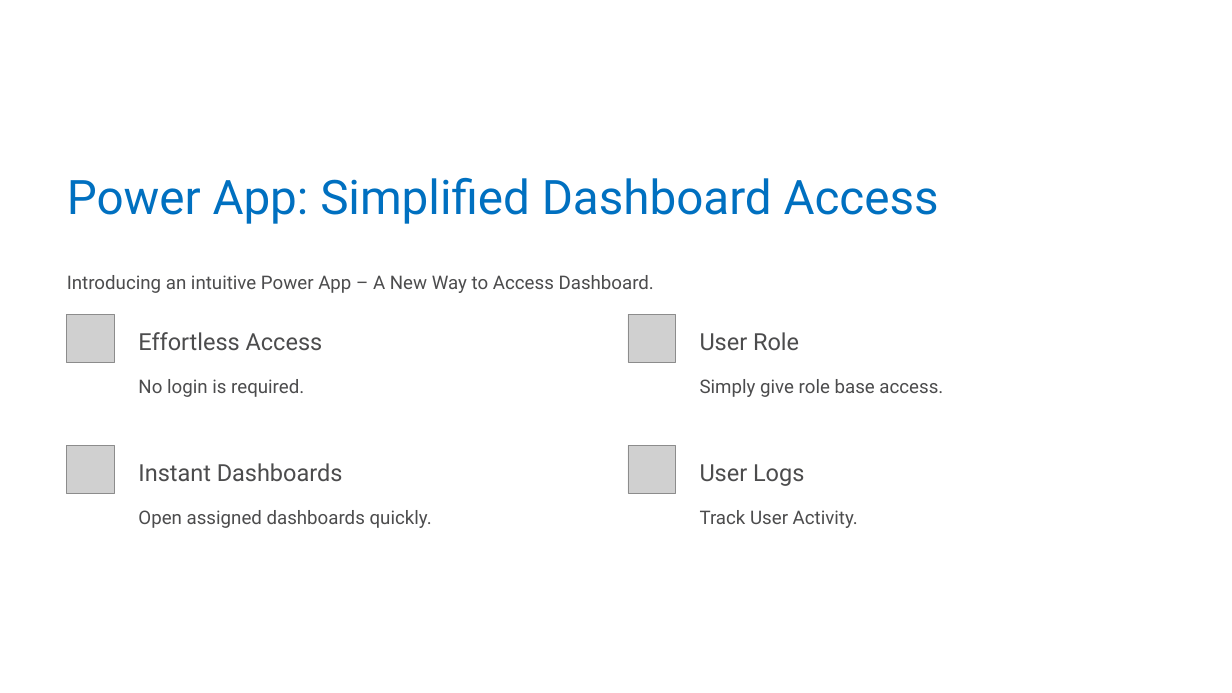
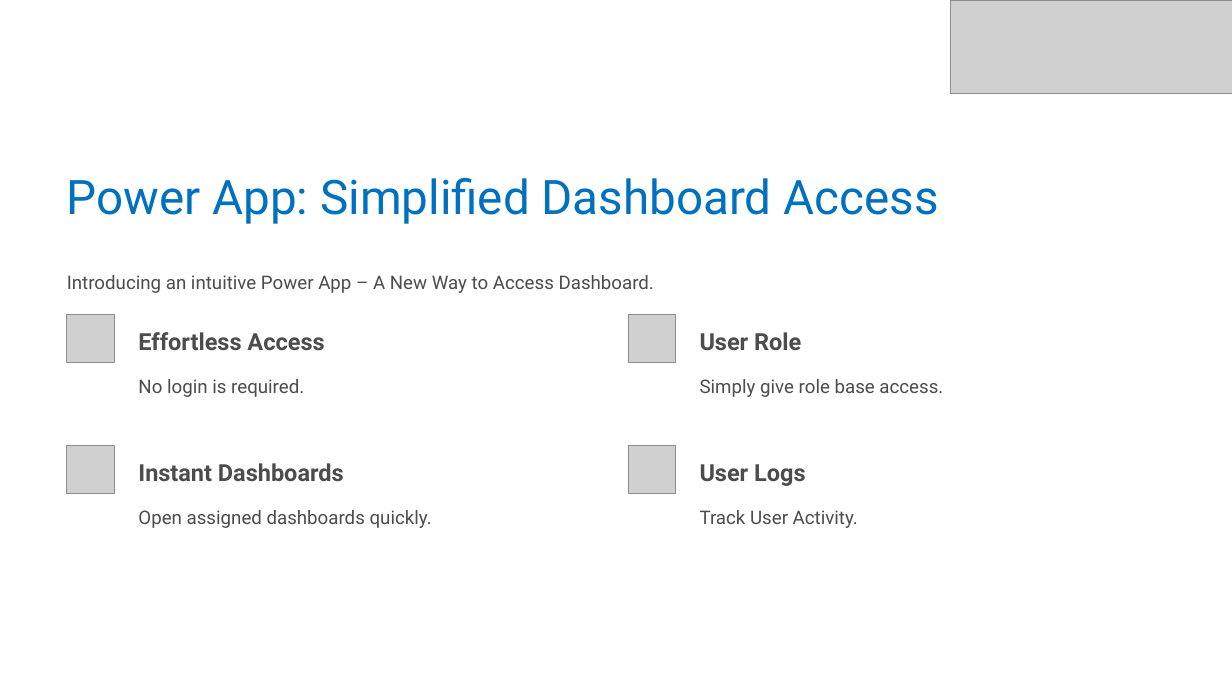
Before and after one commit to adityabhatisaini/Files, a slide deck: slide 4 of Internship-Progress-Report.pptx. Drawn at 1232x693 pixels with LibreOffice and Linux fonts; fonts in the diff are those of the drawing; grey boxes stand for pictures; background and template pictures are left out. Boxes give left, top, right and bottom in pixels: in the first picture for what was removed or moved away, otherwise in the second. Text is boxed around its words. In the diff, an @@ line names an element or a change of style, - is before the commit and + after.

```diff
--- a/Internship-Progress-Report.pptx
+++ b/Internship-Progress-Report.pptx
@@ picture added at [951, 0, 1232, 94] @@
@@ bold on in 4 elements at [138, 332, 324, 350], [700, 332, 801, 350], [138, 463, 344, 481], [700, 464, 805, 486] @@
```
Also in this commit, not shown: 7 other slides changed, 2 slides added.
